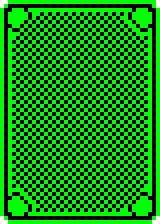
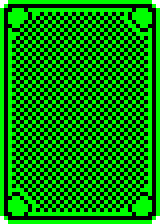
Revision of a layered (160, 224) image; what changed, layer by layer:
painted on "back" over [152,0,156,4]
